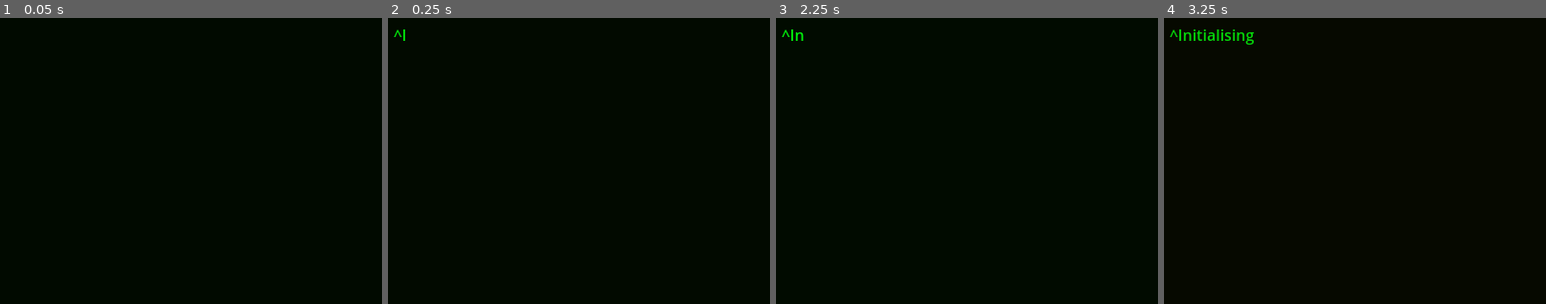
Above: before the commit, frames 1-4 (left to right).
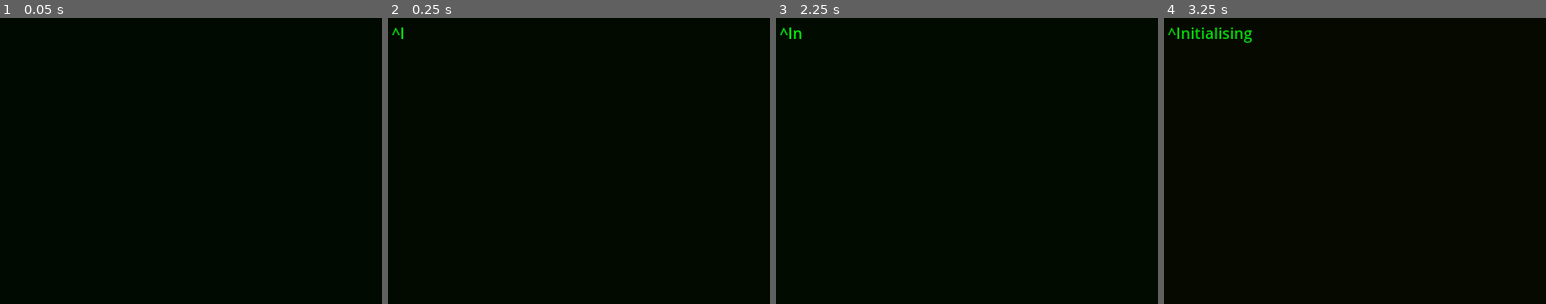
Above: after the commit, the same moments.

Repository: MASTRIO/TheImprobabilityProject
Game: Godot game, scene res://the_test.tscn
Same seed, same stepped clock (60 frames per second), same inputs: the game is played once before the commit and once after it.
Inputs:
- Up to frame 1 (0.05 s): no input
- Up to frame 2 (0.25 s): no input
- Up to frame 3 (2.25 s): tap Enter at 0.5, 2 s; tap Space at 1.25 s
- Up to frame 4 (3.25 s): tap Space at 2.75 s
The pictures show only the part of the screen within x 0-50%, y 0-50%; the shares and areas given below are measured in that part.

Frame 1 is identical in both runs. In frame 2, less than 0.1% of the frame differs, in the area x 1-5%, y 3-8%; in frame 3, 0.2%; in frame 4, 0.7%, in the area x 1-24%, y 3-10%.

Commit message:
blurgle

Diff:
--- /dev/null
+++ b/objects/screen_text.tscn
@@ -0,0 +1,32 @@
+[gd_scene load_steps=3 format=3 uid="uid://bq4nh3y6h4d88"]
+
+[ext_resource type="Script" path="res://scripts/objects/screen_text.gd" id="1_lfv7h"]
+
+[sub_resource type="LabelSettings" id="LabelSettings_nglfx"]
+line_spacing = 0.0
+font_color = Color(0, 0.94902, 0.0431373, 1)
+
+[node name="ScreenText" type="Label"]
+offset_left = 4.0
+offset_top = 4.0
+offset_right = 796.0
+offset_bottom = 596.0
+text = "Testing testing 123...
+
+This is some great UI for me
+
+
+beeboopbapbeeboopbapbeeboopbapbeeboopbapbeeboopbapbeeboopbapbeeboopbapbeeboopbapbeeboopbap
+beeboopbap beeboopbapbeeboopbap beeboopbap beeboopbap beeboopbap beeboopbap beeboopbap beeboopbap beeboopbap
+
+jingles"
+label_settings = SubResource("LabelSettings_nglfx")
+autowrap_mode = 3
+clip_text = true
+script = ExtResource("1_lfv7h")
+
+[node name="TextAdditionTimer" type="Timer" parent="."]
+wait_time = 0.1
+autostart = true
+
+[connection signal="timeout" from="TextAdditionTimer" to="." method="_on_text_addition_timer_timeout"]
--- a/project.godot
+++ b/project.godot
@@ -15,6 +15,10 @@
 config/features=PackedStringArray("4.0", "Mobile")
 config/icon="res://icon.svg"
 
+[autoload]
+
+Global="*res://scripts/global/global.gd"
+
 [display]
 
 window/size/viewport_width=800
--- /dev/null
+++ b/scripts/global/global.gd
@@ -0,0 +1,9 @@
+extends Node
+
+enum STORY_STAGE {
+	BEFORE_TEST,
+	STARTING_TEST,
+	MISTAKE,
+	QUESTION_1
+}
+var current_story_stage = STORY_STAGE.BEFORE_TEST
--- /dev/null
+++ b/scripts/objects/screen_text.gd
@@ -0,0 +1,58 @@
+extends Label
+
+signal text_buffer_empty
+
+@onready var text_addition_timer = $TextAdditionTimer
+
+const TEXT_SPEEDS = {
+	"normal": 0.1,
+	"space": 0,
+	"full_stop": 0.5,
+	"comma": 0.3,
+	"manual_delay": 1
+}
+
+var text_buffer = []
+
+func clear_text(clear_buffer: bool = true):
+	text = ""
+
+	if clear_buffer:
+		text_buffer = []
+
+func add_text_to_buffer(text: String):
+	for character in text:
+		text_buffer.append(character)
+	text_buffer.append("\n")
+
+func set_text_addition_time():
+	var new_wait_time = 0
+
+	if text_buffer[0] == " ":
+		new_wait_time = TEXT_SPEEDS.space
+	elif text_buffer[0] == ".":
+		new_wait_time = TEXT_SPEEDS.full_stop
+	elif text_buffer[0] == ",":
+		new_wait_time = TEXT_SPEEDS.comma
+	elif text_buffer[0] == "^":
+		new_wait_time = 0
+		while text_buffer[0] == "^" and not text_buffer.is_empty():
+			new_wait_time += TEXT_SPEEDS.manual_delay
+			text_buffer.remove_at(0)
+	else:
+		new_wait_time = TEXT_SPEEDS.normal
+
+	text_addition_timer.wait_time = new_wait_time
+	print("Wait time set to: " + str(text_addition_timer.wait_time))
+
+func _on_text_addition_timer_timeout():
+	if not text_buffer.is_empty():
+		text += text_buffer[0]
+		text_buffer.remove_at(0)
+
+		if not text_buffer.is_empty():
+			set_text_addition_time()
+
+func _physics_process(_delta):
+	if text_buffer.is_empty():
+		emit_signal("text_buffer_empty")
--- a/scripts/the_test.gd
+++ b/scripts/the_test.gd
@@ -1,70 +1,51 @@
 extends Node2D
 
-signal text_buffer_empty
+@onready var screen_text = $ScreenText
+@onready var options = $Options
+@onready var flicker_effect = $FlickerEffect
 
-@onready var screen_text = $ScreenText
-@onready var text_addition_timer = $TextAdditionTimer
+func do_story_stage():
+	if Global.current_story_stage == Global.STORY_STAGE.BEFORE_TEST:
+		screen_text.clear_text()
+		screen_text.add_text_to_buffer("^^^Initialising...")
+		screen_text.add_text_to_buffer("Setup Complete.^")
+		screen_text.add_text_to_buffer("")
+		screen_text.add_text_to_buffer("Welcome user #^667231 to the Improbability Analysis Program")
+		screen_text.add_text_to_buffer("Are you ready to begin the test?")
 
-const TEXT_SPEEDS = {
-	"normal": 0.1,
-	"space": 0,
-	"full_stop": 0.5,
-	"comma": 0.3,
-	"manual_delay": 1
-}
+		await screen_text.text_buffer_empty
+		options.show_options("Yes", "No")
+	elif Global.current_story_stage == Global.STORY_STAGE.STARTING_TEST:
+		screen_text.add_text_to_buffer("")
+		screen_text.add_text_to_buffer("Excellent^")
+		screen_text.add_text_to_buffer("The test will now begin")
+		await screen_text.text_buffer_empty
+		await get_tree().create_timer(2).timeout
+		screen_text.clear_text()
+		Global.current_story_stage = Global.STORY_STAGE.QUESTION_1
+		do_story_stage()
+	elif Global.current_story_stage == Global.STORY_STAGE.MISTAKE:
+		screen_text.clear_text()
+		screen_text.add_text_to_buffer("bruh")
 
-var text_buffer = []
+		flicker_effect.material.set_shader_parameter("flicker_amount", 3)
+		flicker_effect.material.set_shader_parameter("red_amount", 2)
 
-func clear_text(clear_buffer: bool = true):
-	screen_text.text = ""
-
-	if clear_buffer:
-		text_buffer = []
-
-func add_text_to_buffer(text: String):
-	for character in text:
-		text_buffer.append(character)
-	text_buffer.append("\n")
-
-func set_text_addition_time():
-	var new_wait_time = 0
-
-	if text_buffer[0] == " ":
-		new_wait_time = TEXT_SPEEDS.space
-	elif text_buffer[0] == ".":
-		new_wait_time = TEXT_SPEEDS.full_stop
-	elif text_buffer[0] == ",":
-		new_wait_time = TEXT_SPEEDS.comma
-	elif text_buffer[0] == "^":
-		new_wait_time = 0
-		while text_buffer[0] == "^" and not text_buffer.is_empty():
-			new_wait_time += TEXT_SPEEDS.manual_delay
-			text_buffer.remove_at(0)
-	else:
-		new_wait_time = TEXT_SPEEDS.normal
-
-	text_addition_timer.wait_time = new_wait_time
-	print("Wait time set to: " + str(text_addition_timer.wait_time))
-
-func _on_text_addition_timer_timeout():
-	if not text_buffer.is_empty():
-		screen_text.text += text_buffer[0]
-		text_buffer.remove_at(0)
-
-		if not text_buffer.is_empty():
-			set_text_addition_time()
+		await get_tree().create_timer(2).timeout
+		get_tree().quit()
+	elif Global.current_story_stage == Global.STORY_STAGE.QUESTION_1:
+		screen_text.add_text_to_buffer("Question 1^")
+		screen_text.add_text_to_buffer("")
+		screen_text.add_text_to_buffer("Who are you")
 
 func _ready():
-	clear_text()
-	add_text_to_buffer("^^^Initialising...")
-	add_text_to_buffer("Setup Complete.^")
-	add_text_to_buffer("")
-	add_text_to_buffer("Welcome user #^667231 to the Improbability Analysis Program")
-	add_text_to_buffer("Are you ready to begin the test?")
+	do_story_stage()
 
-	await self.text_buffer_empty
-	$Noway.show()
-
-func _physics_process(_delta):
-	if text_buffer.is_empty():
-		emit_signal("text_buffer_empty")
+func _on_options_option_pressed(option):
+	if Global.current_story_stage == Global.STORY_STAGE.BEFORE_TEST:
+		if option == "option_1":
+			Global.current_story_stage = Global.STORY_STAGE.STARTING_TEST
+			do_story_stage()
+		elif option == "option_2":
+			Global.current_story_stage = Global.STORY_STAGE.MISTAKE
+			do_story_stage()
--- /dev/null
+++ b/scripts/the_test/options.gd
@@ -0,0 +1,16 @@
+extends Node2D
+
+signal option_pressed
+
+func show_options(option_1, option_2):
+	$TwoOptions/Option1.text = option_1
+	$TwoOptions/Option2.text = option_2
+	$TwoOptions.show()
+
+func _on_two_options_option_1_pressed():
+	$TwoOptions.hide()
+	emit_signal("option_pressed", "option_1")
+
+func _on_two_options_option_2_pressed():
+	$TwoOptions.hide()
+	emit_signal("option_pressed", "option_2")
--- a/the_test.tscn
+++ b/the_test.tscn
@@ -1,11 +1,9 @@
-[gd_scene load_steps=5 format=3 uid="uid://d26uetr45a7om"]
+[gd_scene load_steps=6 format=3 uid="uid://d26uetr45a7om"]
 
 [ext_resource type="Script" path="res://scripts/the_test.gd" id="1_e1hyk"]
 [ext_resource type="Shader" path="res://shaders/crt.gdshader" id="2_4pxto"]
-
-[sub_resource type="LabelSettings" id="LabelSettings_fdar5"]
-line_spacing = 0.0
-font_color = Color(0, 0.94902, 0.0431373, 1)
+[ext_resource type="PackedScene" uid="uid://bq4nh3y6h4d88" path="res://objects/screen_text.tscn" id="3_5dunk"]
+[ext_resource type="Script" path="res://scripts/the_test/options.gd" id="3_20htq"]
 
 [sub_resource type="ShaderMaterial" id="ShaderMaterial_yr4qf"]
 shader = ExtResource("2_4pxto")
@@ -25,35 +23,28 @@
 grow_vertical = 2
 color = Color(0.00392157, 0.0431373, 0, 1)
 
-[node name="TextAdditionTimer" type="Timer" parent="."]
-wait_time = 0.1
-autostart = true
+[node name="ScreenText" parent="." instance=ExtResource("3_5dunk")]
+unique_name_in_owner = true
 
-[node name="ScreenText" type="Label" parent="."]
-offset_left = 6.0
-offset_top = 6.0
-offset_right = 793.0
-offset_bottom = 593.0
-text = "Testing testing 123...
+[node name="Options" type="Node2D" parent="."]
+script = ExtResource("3_20htq")
 
-This is some great UI for me
+[node name="TwoOptions" type="Node2D" parent="Options"]
+visible = false
 
-
-beeboopbapbeeboopbapbeeboopbapbeeboopbapbeeboopbapbeeboopbapbeeboopbapbeeboopbapbeeboopbap
-beeboopbap beeboopbapbeeboopbap beeboopbap beeboopbap beeboopbap beeboopbap beeboopbap beeboopbap beeboopbap
-
-jingles"
-label_settings = SubResource("LabelSettings_fdar5")
-autowrap_mode = 3
-clip_text = true
-
-[node name="Noway" type="Button" parent="."]
-visible = false
+[node name="Option1" type="Button" parent="Options/TwoOptions"]
 offset_left = 21.0
 offset_top = 476.0
-offset_right = 234.0
+offset_right = 363.0
 offset_bottom = 573.0
-text = "Heck yeah bro"
+text = "balls"
+
+[node name="Option2" type="Button" parent="Options/TwoOptions"]
+offset_left = 386.0
+offset_top = 476.0
+offset_right = 773.0
+offset_bottom = 573.0
+text = "balls 2"
 
 [node name="FlickerEffect" type="ColorRect" parent="."]
 material = SubResource("ShaderMaterial_yr4qf")
@@ -61,4 +52,6 @@
 offset_bottom = 600.0
 mouse_filter = 2
 
-[connection signal="timeout" from="TextAdditionTimer" to="." method="_on_text_addition_timer_timeout"]
+[connection signal="option_pressed" from="Options" to="." method="_on_options_option_pressed"]
+[connection signal="pressed" from="Options/TwoOptions/Option1" to="Options" method="_on_two_options_option_1_pressed"]
+[connection signal="pressed" from="Options/TwoOptions/Option2" to="Options" method="_on_two_options_option_2_pressed"]
